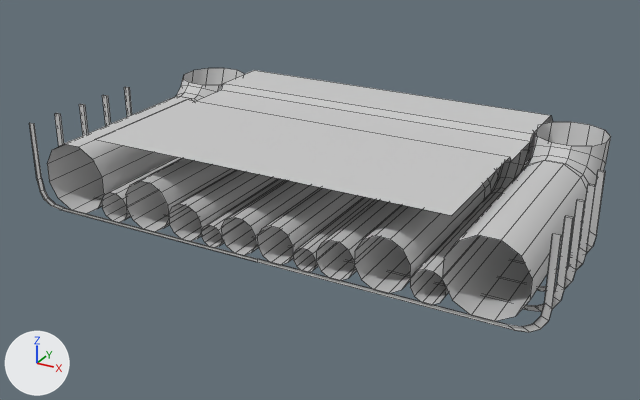
A saved change to the FBX model Assets/Models/Environment/RoofMid_004.FBX.
One viewpoint serves both versions: a 50 mm camera at (0.0551, -0.1091, 0.0403) aimed at (-0.0025, -0.0044, -0.0121). The axes (+X, +Y, +Z) are drawn at lower left. The lights are the same throughout. Mesh edges are drawn as thin lines. Where no turn or scale is listed for an object, it has been applied to the vertices.

In view in the first picture: 'Roof_Mid_004'.
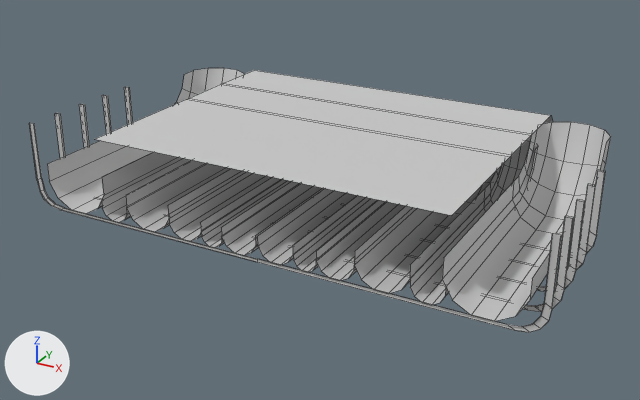
The newer file is also turned or shifted as a whole; pictures and numbers use the older file's frame.

Location of each change, [x1, y1, x2, y2] in pixels of the pictures (640 x 400 px):
part 1 of me_mesh, cut back
    before: [47, 76, 607, 287]
    after: [188, 83, 532, 156]

The change, as a list of edits to the scene's bpy script:
```text
Change me_mesh:
    used by ob_roof_mid_004; location = (0.0, 0.0, 0.0)
    remove me_mesh.from_pydata(...)  # 1140 vertices, 955 faces; spans x -0.0372..0.0372, y -0.0254..0.0254, z -0.0121..0.0003
    add me_mesh.from_pydata(...)  # 852 vertices, 655 faces; spans x -0.0372..0.0372, y -0.0254..0.0254, z -0.0121..0.0003
    me_mesh part 1
    288 vertices are removed from x -0.0334..0.0334, y -0.0254..0.0073, z -0.009..-0.0003
    300 faces are deleted
    4 vertices in x -0.0254..0.0254, y -0.0042..0.0042, z -0.0009 move by (0.0, 0.0, 0.0009)
```
